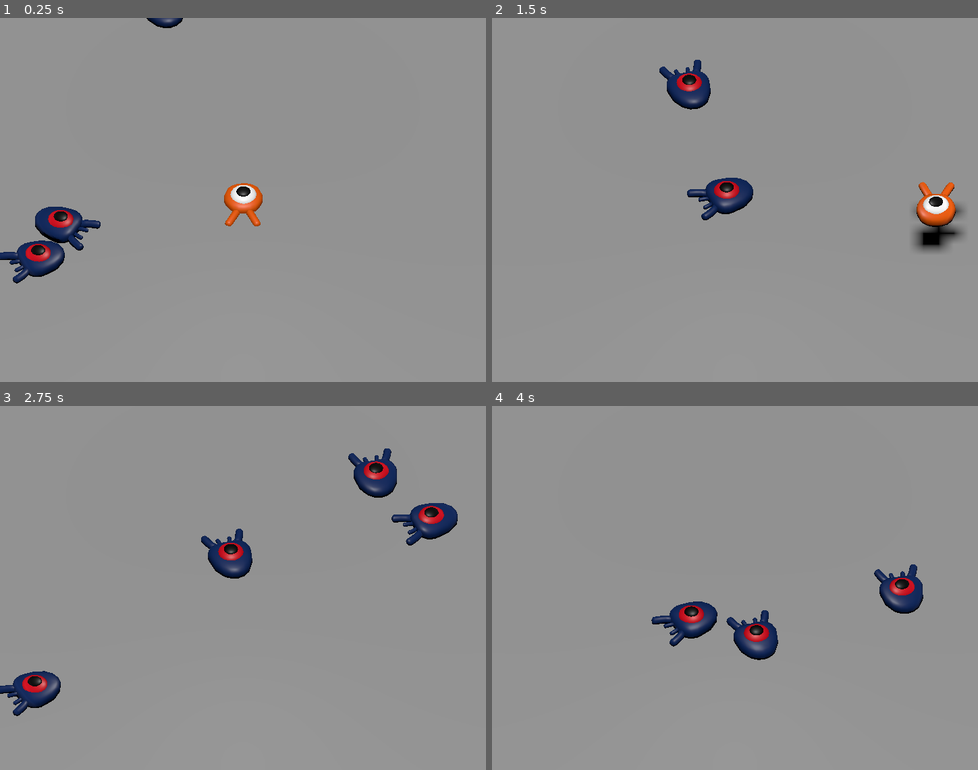
Above: before the commit, frames 1-4 (two rows, left to right).
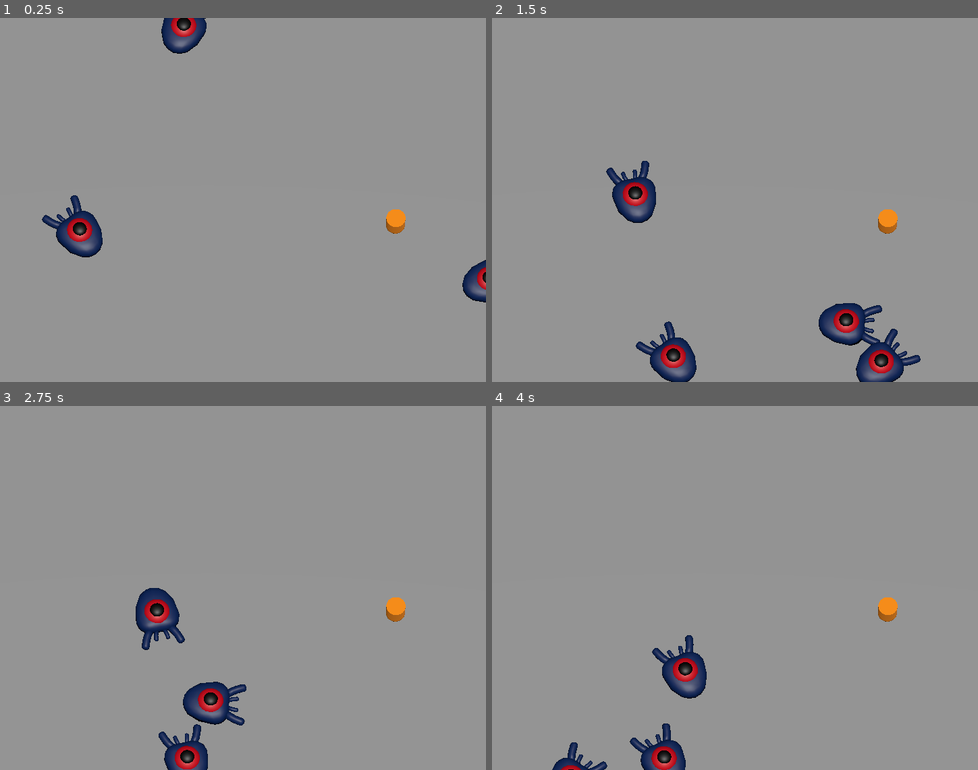
Above: after the commit, the same moments.

Repository: meowredstar/lou-et-jyothi
Game: Godot game, scene res://main.tscn
Two runs of this game, one before a commit and one after it. Both use one fixed random seed, a clock stepped at 60 frames per second and the inputs below.
Inputs:
- Up to frame 1 (0.25 s): no input
- Up to frame 2 (1.5 s): hold Right (move_right) 0.53-1.28 s; tap Space (jump) at 0.6, 0.77, 1.07, 1.35 s; hold Down (move_back) from 1.28 s (still down)
- Up to frame 3 (2.75 s): tap Space (jump) at 1.52, 1.82, 2.1 s; release Down (move_back) at 2.03 s; hold Right (move_right) from 2.03 s (still down)
- Up to frame 4 (4 s): release Right (move_right) at 2.78 s; hold Up (move_forward) 2.78-3.53 s; tap Space (jump) at 2.85, 3.02, 3.32, 3.6, 3.77 s; hold Left (move_left) from 3.53 s (still down)

The runs differ from the first frame. In frame 1, 4.3% of the frame differs, in the area x 0-100%, y 0-79%; in frame 2, 7.7%, in the area x 23-98%, y 11-100%; in frame 3, 6.9%; in frame 4, 5.1%.

Commit message:
Ajout génération aléatoire proie et ajout comportement proie predateur

Diff:
--- a/wokeworld/main.gd
+++ b/wokeworld/main.gd
@@ -1,11 +1,28 @@
 extends Node
 
+@export var player_scene: PackedScene
 @export var mob_scene: PackedScene
 @export var nb_mob: int = 100
+@export var nb_player: int = 100
 
 func _ready() -> void:
 	var centre = $Ground/CollisionShape3D.position
 	var width = $Ground/CollisionShape3D.shape.extents
+	#$Player.initialize($Player.position, centre, width)
+	#add_child($Player)
+	for i in range(nb_player):
+		var player = player_scene.instantiate()
+		var spawn_location = Vector3(
+			randf_range(centre.x-width.x,centre.x+width.x),
+			0,
+			randf_range(centre.z-width.z,centre.z+width.z)
+			)
+		print("main ", spawn_location, " ", centre, " ", width, " ", i)
+		player.initialize(spawn_location, centre, width)
+		print(player.is_inside_tree())
+		add_child(player)
+		print(player.is_inside_tree())
+
 	for i in range(nb_mob):
 		var mob = mob_scene.instantiate()
 		var spawn_location = Vector3(
@@ -13,7 +30,6 @@
 			0,
 			randf_range(centre.z-width.z,centre.z+width.z)
 			)
-		var player_position = $Player.position
 		mob.initialize(spawn_location, centre, width)
 		add_child(mob)
 
--- a/wokeworld/main.tscn
+++ b/wokeworld/main.tscn
@@ -26,8 +26,10 @@
 
 [node name="Main" type="Node" unique_id=441824203]
 script = ExtResource("1_0xm2m")
+player_scene = ExtResource("1_ig7tw")
 mob_scene = ExtResource("2_h2yge")
-nb_mob = 10
+nb_mob = 12
+nb_player = 2
 
 [node name="Ground" type="StaticBody3D" parent="." unique_id=1706839525]
 transform = Transform3D(1, 0, 0, 0, 1, 0, 0, 0, 1, 0, -1, 0)
@@ -47,9 +49,10 @@
 [node name="Player" parent="." unique_id=458992254 instance=ExtResource("1_ig7tw")]
 
 [node name="CameraPivot" type="Marker3D" parent="." unique_id=688198783]
+transform = Transform3D(1, 0, 0, 0, 1, 0, 0, 0, 1, 1, 1, 1)
 
 [node name="Camera3D" type="Camera3D" parent="CameraPivot" unique_id=1922318119]
-transform = Transform3D(1, 0, 0, 0, 0.70710677, 0.70710677, 0, -0.70710677, 0.70710677, 0, 8, 8)
+transform = Transform3D(0.9990831, 0.019479118, -0.03812462, 0.029214308, 0.34077016, 0.9396926, 0.03129611, -0.9399448, 0.33988866, 0, 100, 20)
 projection = 1
 size = 19.0
 
@@ -76,7 +79,7 @@
 debug_custom_color = Color(1, 0, 0, 1)
 
 [node name="SpawnLocation" type="PathFollow3D" parent="SpawnPath" unique_id=829987434]
-transform = Transform3D(0.0002567325, 0, -0.9999977, 0, 1, 0, 0.9999977, 0, 0.0002567325, -13.011819, 0, -14.012717)
+transform = Transform3D(0.00025673225, 0, -0.9999966, 0, 1, 0, 0.9999966, 0, 0.00025673225, -13.011819, 0, -14.012717)
 
 [node name="MobTimer" type="Timer" parent="." unique_id=1426009796]
 wait_time = 0.5
--- a/wokeworld/mob.gd
+++ b/wokeworld/mob.gd
@@ -5,19 +5,78 @@
 # Maximum speed of the mob in meters per second.
 @export var max_speed = 18
 
+@export var min_turn_time = 1.0
+@export var max_turn_time = 3.0
+
+var turn_timer = 0.0
+var area_center
+var area_width
+var current_speed
+
+
 # Emitted when the player jumped on the mob.
 signal squashed
 
+func choose_random_direction():
+	var target = Vector3(
+		randf_range(area_center.x - area_width.x, area_center.x + area_width.x),
+		global_position.y,
+		randf_range(area_center.z - area_width.z, area_center.z + area_width.z)
+	)
+
+	look_at(target, Vector3.UP)
+	velocity = Vector3.FORWARD * current_speed
+	velocity = velocity.rotated(Vector3.UP, rotation.y)
+
+	turn_timer = randf_range(min_turn_time, max_turn_time)
+
 func _physics_process(_delta):
+
+	turn_timer -= _delta
+
+	if turn_timer <= 0:
+		choose_random_direction()
+
 	for body in $PreyDetector.get_overlapping_bodies():
 		if body.is_in_group("prey") :
 			velocity = velocity.rotated(Vector3.UP, -rotation.y)
 			look_at(body.position)
 			velocity = velocity.rotated(Vector3.UP, rotation.y)
+			break
 	move_and_slide()
 
+	var min_x = area_center.x - area_width.x
+	var max_x = area_center.x + area_width.x
+	var min_z = area_center.z - area_width.z
+	var max_z = area_center.z + area_width.z
+
+	var touched_edge = false
+
+	if global_position.x < min_x:
+		global_position.x = min_x
+		touched_edge = true
+	elif global_position.x > max_x:
+		global_position.x = max_x
+		touched_edge = true
+
+	if global_position.z < min_z:
+		global_position.z = min_z
+		touched_edge = true
+	elif global_position.z > max_z:
+		global_position.z = max_z
+		touched_edge = true
+
+	if touched_edge:
+		choose_random_direction()
+
+	global_position.x = clamp(global_position.x, min_x, max_x)
+	global_position.z = clamp(global_position.z, min_z, max_z)
+
+
 # This function will be called from the Main scene.
-func initialize(start_position, area_center, area_width):
+func initialize(start_position, area_cente, area_widt):
+	area_center = area_cente
+	area_width = area_widt
 	# We position the mob by placing it at start_position
 	# and rotate it towards player_position, so it looks at the player.
 	look_at_from_position(start_position, Vector3(
@@ -27,19 +86,22 @@
 			randf_range(area_center.z-area_width.z,area_center.z+area_width.z)
 			)
 	), Vector3.UP)
+
+	velocity = Vector3.FORWARD * velocity.length()
+	velocity = velocity.rotated(Vector3.UP, rotation.y)
 	# Rotate this mob randomly within range of -45 and +45 degrees,
 	# so that it doesn't move directly towards the player.
 	# rotate_y(randf_range(-PI / 4, PI / 4))
 
 	# We calculate a random speed (integer)
-	var random_speed = randi_range(min_speed, max_speed)
+	current_speed = randi_range(min_speed, max_speed)
 	# We calculate a forward velocity that represents the speed.
-	velocity = Vector3.FORWARD * random_speed
-	print("object : ", self, "avant : ", velocity)
+	velocity = Vector3.FORWARD * current_speed
+	#print("object : ", self, "avant : ", velocity)
 	# We then rotate the velocity vector based on the mob's Y rotation
 	# in order to move in the direction the mob is looking.
 	velocity = velocity.rotated(Vector3.UP, rotation.y)
-	print("après : ", velocity)
+	#print("après : ", velocity)
 
 func _on_visible_on_screen_notifier_3d_screen_exited() -> void:
 	pass
--- a/wokeworld/player.gd
+++ b/wokeworld/player.gd
@@ -2,83 +2,116 @@
 
 # Emitted when the player was hit by a mob.
 signal hit
-
+@export var min_speed = 10
+# Maximum speed of the mob in meters per second.
+@export var max_speed = 18
 # How fast the player moves in meters per second.
 @export var speed = 14
 # The downward acceleration when in the air, in meters per second squared.
 @export var fall_acceleration = 75
 # Vertical impulse applied to the character upon jumping in meters per second.
-@export var jump_impulse = 20
-# Vertical impulse applied to the character upon bouncing over a mob in
-# meters per second.
-@export var bounce_impulse = 16
+@export var min_turn_time = 1.0
+@export var max_turn_time = 3.0
 
-var target_velocity = Vector3.ZERO
+var current_speed: int
+var area_center: Vector3
+var area_width: Vector3
+var turn_timer = 0.0
+static var counter = 0
+
+
+func choose_random_direction(start_position, ground_center, ground_half_size):
+	print("choose random", start_position, " ", ground_center, " ", ground_half_size, " ", counter)
+	var target = Vector3(
+		randf_range(ground_center.x - ground_half_size.x, ground_center.x + ground_half_size.x),
+		start_position.y,
+		randf_range(ground_center.z - ground_half_size.z, ground_center.z + ground_half_size.z)
+	)
+	print(start_position, " ", target, " ", counter)
+
+	look_at_from_position(start_position, target, Vector3.UP)
+	velocity = Vector3.FORWARD * current_speed
+	velocity = velocity.rotated(Vector3.UP, rotation.y)
+
+	turn_timer = randf_range(min_turn_time, max_turn_time)
 
 func _physics_process(delta):
-	# We create a local variable to store the input direction.
-	var direction = Vector3.ZERO
+	turn_timer -= delta
+
+	if turn_timer <= 0:
+		print("physics process")
+		choose_random_direction(global_position, area_center, area_width)
+
+	var fleeing = false
+
+
+	for body in $MobDetector.get_overlapping_bodies():
+		if body.is_in_group("mob"):
+			fleeing = true
+			velocity = velocity.rotated(Vector3.UP, -rotation.y)
+
+			var flee_direction = global_position - body.global_position
+			flee_direction.y = 0
+
+			look_at(global_position + flee_direction, Vector3.UP)
+
+			velocity = velocity.rotated(Vector3.UP, rotation.y)
+			break
+
+	if not fleeing:
+		pass
+	if not is_on_floor():
+		velocity.y -= fall_acceleration * delta
+	else:
+		velocity.y = 0
+
+	move_and_slide()
+
+	var min_x = area_center.x - area_width.x
+	var max_x = area_center.x + area_width.x
+	var min_z = area_center.z - area_width.z
+	var max_z = area_center.z + area_width.z
+
+	var touched_edge = false
+
+	if global_position.x < min_x:
+		global_position.x = min_x
+		touched_edge = true
+	elif global_position.x > max_x:
+		global_position.x = max_x
+		touched_edge = true
+
+	if global_position.z < min_z:
+		global_position.z = min_z
+		touched_edge = true
+	elif global_position.z > max_z:
+		global_position.z = max_z
+		touched_edge = true
+
+	if touched_edge:
+		choose_random_direction(global_position, area_center, area_width)
+
+	global_position.x = clamp(global_position.x, min_x, max_x)
+	global_position.z = clamp(global_position.z, min_z, max_z)
+
 
 	# We check for each move input and update the direction accordingly.
-	if Input.is_action_pressed("move_right"):
-		direction.x += 1
-	if Input.is_action_pressed("move_left"):
-		direction.x -= 1
-	if Input.is_action_pressed("move_back"):
-		# Notice how we are working with the vector's x and z axes.
-		# In 3D, the XZ plane is the ground plane.
-		direction.z += 1
-	if Input.is_action_pressed("move_forward"):
-		direction.z -= 1
 
-	if direction != Vector3.ZERO:
-		direction = direction.normalized()
-		# Setting the basis property will affect the rotation of the node.
-		$Pivot.basis = Basis.looking_at(direction)
 
-	# Ground Velocity
-	target_velocity.x = direction.x * speed
-	target_velocity.z = direction.z * speed
 
-	# Vertical Velocity
-	if not is_on_floor(): # If in the air, fall towards the floor. Literally gravity
-		target_velocity.y = target_velocity.y - (fall_acceleration * delta)
-	else:
-		# Jumping
-		if Input.is_action_just_pressed("jump"):
-			target_velocity.y = jump_impulse
 
-		# Iterate through all collisions that occurred this frame
-	for index in range(get_slide_collision_count()):
-		# We get one of the collisions with the player
-		var collision = get_slide_collision(index)
-
-		# If there are duplicate collisions with a mob in a single frame
-		# the mob will be deleted after the first collision, and a second call to
-		# get_collider will return null, leading to a null pointer when calling
-		# collision.get_collider().is_in_group("mob").
-		# This block of code prevents processing duplicate collisions.
-		if collision.get_collider() == null:
-			continue
-
-		# If the collider is with a mob
-		if collision.get_collider().is_in_group("mob"):
-			var mob = collision.get_collider()
-			# we check that we are hitting it from above.
-			if Vector3.UP.dot(collision.get_normal()) > 0.3:
-				# If so, we squash it and bounce.
-				mob.squash()
-				target_velocity.y = bounce_impulse
-				# Prevent further duplicate calls.
-				break
-
-	# Moving the Character
-	velocity = target_velocity
-	move_and_slide()
+func initialize(start_position, ground_center, ground_half_size):
+	print(start_position, " ", ground_center, " ", ground_half_size, " ", counter)
+	global_position = start_position
+	area_center = ground_center
+	area_width = ground_half_size
+	counter += 1
+	current_speed = randi_range(min_speed, max_speed)
+	choose_random_direction(start_position, ground_center, ground_half_size)
 
 func die():
 	hit.emit()
 	# queue_free()
 
-func _on_mob_detector_body_entered(body: Node3D) -> void:
-	die()
+#func _on_mob_detector_body_entered(body: Node3D) -> void:
+#	die()
--- a/wokeworld/player.tscn
+++ b/wokeworld/player.tscn
@@ -8,7 +8,7 @@
 
 [sub_resource type="CylinderShape3D" id="CylinderShape3D_onrkg"]
 height = 0.3150406
-radius = 0.97802734
+radius = 3.4267578
 
 [node name="Player" type="CharacterBody3D" unique_id=458992254 groups=["prey"]]
 collision_mask = 6
Binary file added: wokeworld/art/mob1.glb
Not shown, added: wokeworld/art/mob1.glb.import
Binary file added: wokeworld/art/mob2.glb
Not shown, added: wokeworld/art/mob2.glb.import
Binary file added: wokeworld/art/mob3.glb
Not shown, added: wokeworld/art/mob3.glb.import
Binary file added: wokeworld/art/mob4.glb
Not shown, added: wokeworld/art/mob4.glb.import
Binary file added: wokeworld/art/mob5.glb
Not shown, added: wokeworld/art/mob5.glb.import
Binary file added: wokeworld/art/mob6.glb
Not shown, added: wokeworld/art/mob6.glb.import
(and 6 more such lines)
